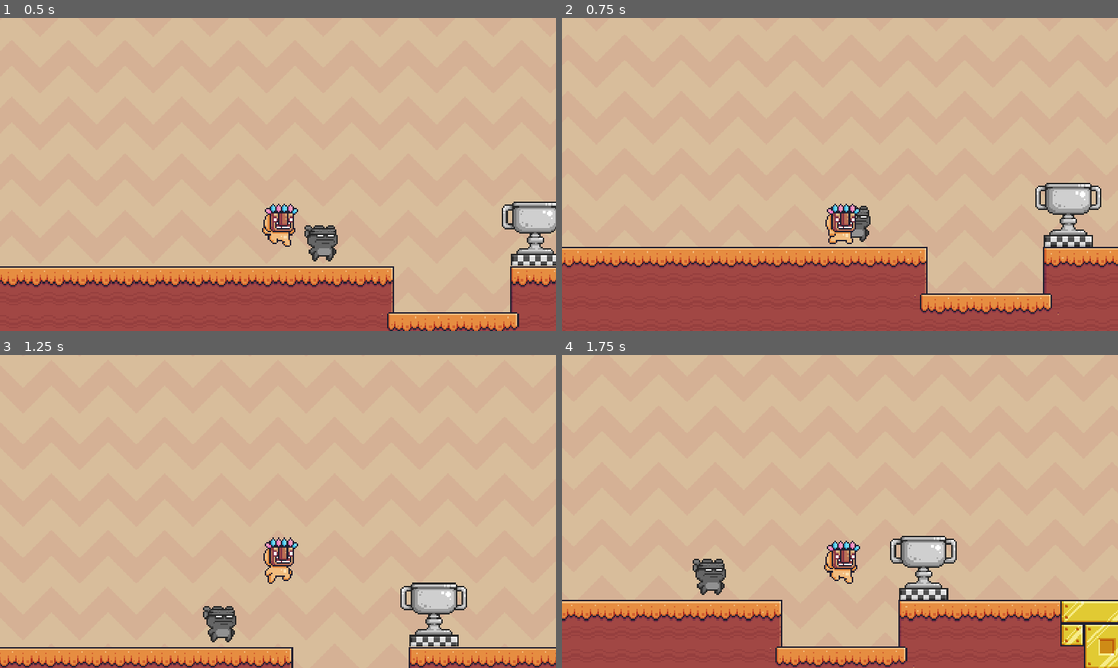
Above: before the commit, frames 1-4 (two rows, left to right).
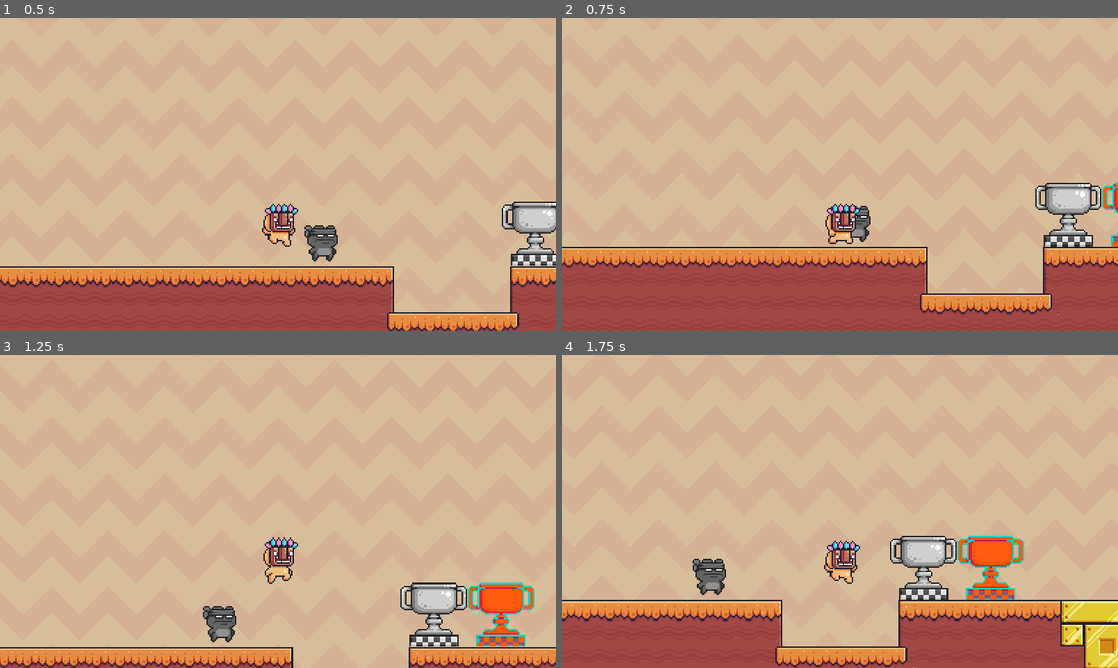
Above: after the commit, the same moments.

Repository: hipml/shaders
Game: Godot game, scene res://scenes/common_techniques.tscn
Same seed, same stepped clock (60 frames per second), same inputs: the game is played once before the commit and once after it.
Inputs (mouse positions are in pixels of both pictures, inside the frame that each line leads up to):
- Up to frame 1 (0.5 s): no input
- Up to frame 2 (0.75 s): move the mouse to (962, 158) at 0.52 s; hold D (move_right) from 0.53 s (still down); right-click (962, 158) at 0.6 s
- Up to frame 3 (1.25 s): keep holding D (move_right); tap Space (jump) at 0.77 s
- Up to frame 4 (1.75 s): keep holding D (move_right); move the mouse to (728, 527) at 1.27 s; click (728, 527) at 1.35 s; tap Space (jump) at 1.52 s

Frame 1 is identical in both runs. In frame 2, 0.2% of the frame differs, in the area x 97-100%, y 52-74%; in frame 3, 1.6%; in frame 4, 1.6%, in the area x 71-84%, y 57-79%.

Commit message:
mapping gradient colors

Diff:
--- a/scenes/common_techniques.tscn
+++ b/scenes/common_techniques.tscn
@@ -8,6 +8,7 @@
 [ext_resource type="Shader" path="res://shaders/grayscale.gdshader" id="6_6hpda"]
 [ext_resource type="Texture2D" uid="uid://cealdlq531836" path="res://assets/character/ninja_frog.png" id="6_rgcns"]
 [ext_resource type="Texture2D" uid="uid://b4cgytxlrs4ak" path="res://assets/other/End.png" id="8_pxxjb"]
+[ext_resource type="Shader" path="res://shaders/map_to_gradient.gdshader" id="9_uvngr"]
 
 [sub_resource type="ShaderMaterial" id="ShaderMaterial_cdvse"]
 shader = ExtResource("2_yeo1y")
@@ -468,6 +469,17 @@
 [sub_resource type="ShaderMaterial" id="ShaderMaterial_aadme"]
 shader = ExtResource("6_6hpda")
 
+[sub_resource type="Gradient" id="Gradient_ow5pu"]
+offsets = PackedFloat32Array(0, 0.152738, 0.394813, 0.648415)
+colors = PackedColorArray(0, 0, 0, 1, 4.23551e-06, 0.904456, 0.819172, 1, 0.850434, 0, 0.258287, 1, 1, 0.368627, 0.0509804, 1)
+
+[sub_resource type="GradientTexture2D" id="GradientTexture2D_qgg2q"]
+gradient = SubResource("Gradient_ow5pu")
+
+[sub_resource type="ShaderMaterial" id="ShaderMaterial_40g5i"]
+shader = ExtResource("9_uvngr")
+shader_parameter/gradient_texture = SubResource("GradientTexture2D_qgg2q")
+
 [node name="CommonTechniques" type="Node2D"]
 script = ExtResource("1_0ugy3")
 
@@ -501,3 +513,9 @@
 position = Vector2(1108, 383)
 scale = Vector2(3, 3)
 texture = ExtResource("8_pxxjb")
+
+[node name="Gradient" type="Sprite2D" parent="."]
+material = SubResource("ShaderMaterial_40g5i")
+position = Vector2(1247, 383)
+scale = Vector2(3, 3)
+texture = ExtResource("8_pxxjb")
--- /dev/null
+++ b/shaders/map_to_gradient.gdshader
@@ -0,0 +1,15 @@
+shader_type canvas_item;
+
+uniform sampler2D gradient_texture;
+
+
+void fragment() {
+	vec4 input_color = texture(TEXTURE, UV);
+	float average_rgb = (input_color.r + input_color.g + input_color.b) / 3.0;
+	// vec4 output_color = mix(vec4(average_rgb), input_color, mix_pct);
+
+	vec4 gradient_color = texture(gradient_texture, vec2(average_rgb));
+
+
+	COLOR = vec4(vec3(gradient_color.rgb), input_color.a);
+}
Not shown: 1 places in scenes/common_techniques.tscn that only renumber resources
